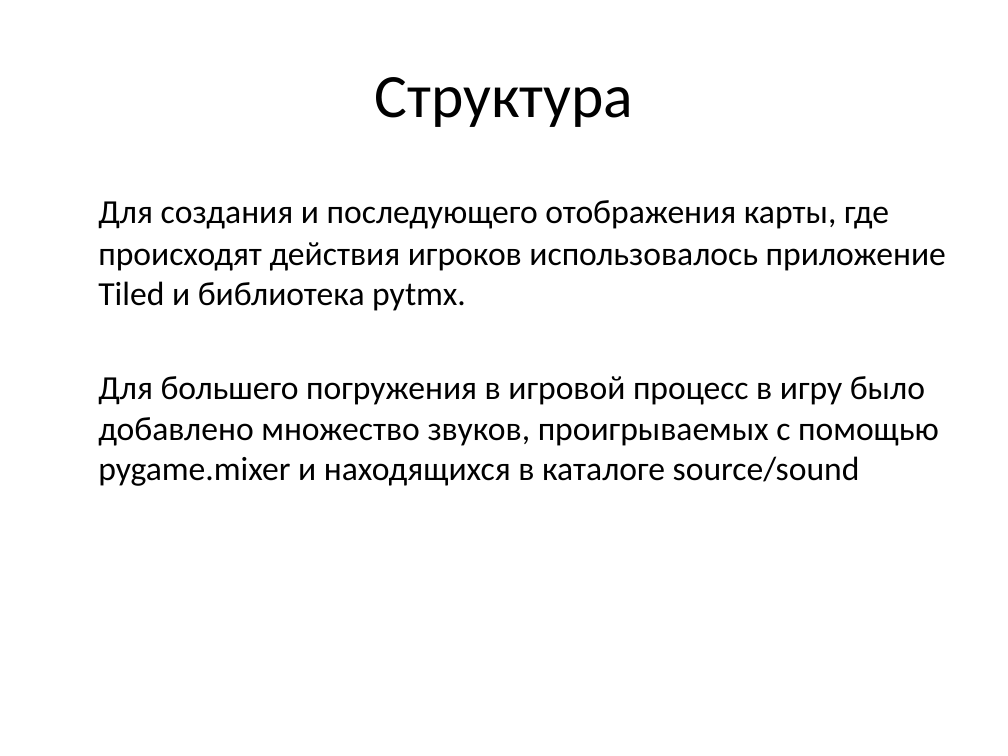
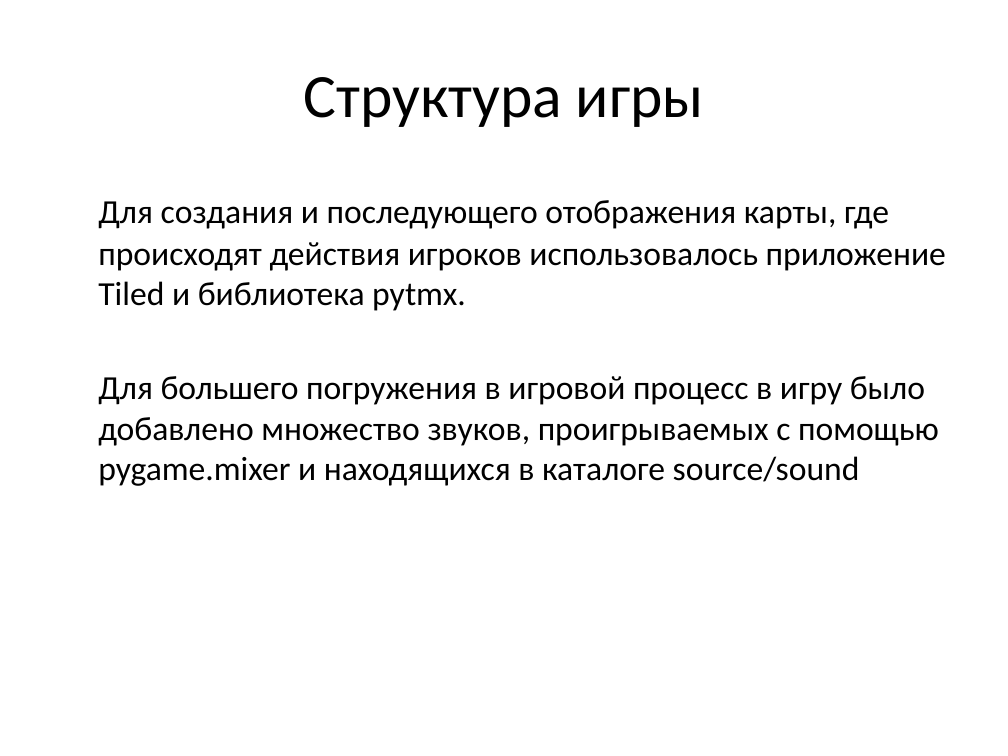
Before and after one commit to Arthur231456/Project_goal_strike, a slide deck: slide 4 of Презентация по проекту Pygame.pptx (slide 5 before the commit). Drawn at 1008x756 pixels with LibreOffice and Linux fonts; fonts in the diff are those of the drawing. Boxes give left, top, right and bottom in pixels: in the first picture for what was removed or moved away, otherwise in the second. Text is boxed around its words. In the diff, an @@ line names an element or a change of style, - is before the commit and + after.

```diff
--- a/Презентация по проекту Pygame.pptx
+++ b/Презентация по проекту Pygame.pptx
@@ title at <box>304,77,704,127</box>: text changed @@
-Структура
+Структура игры
```
Also in this commit, not shown: 1 other slide changed, 2 slides added, 1 slide removed, 3 other files.
